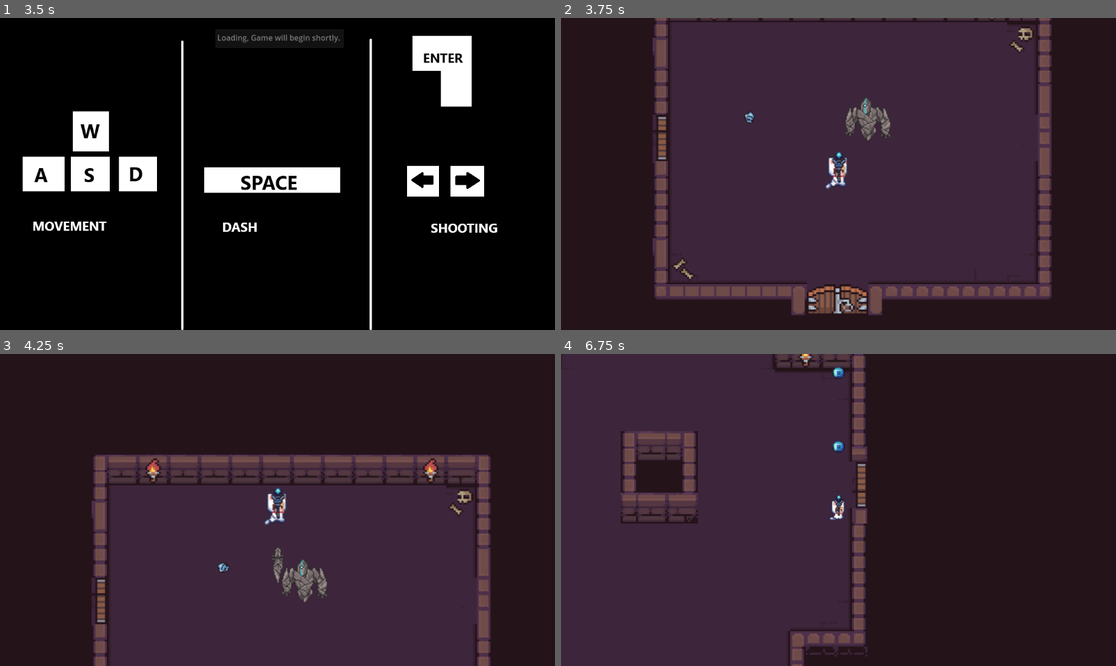
Above: before the commit, frames 1-4 (two rows, left to right).
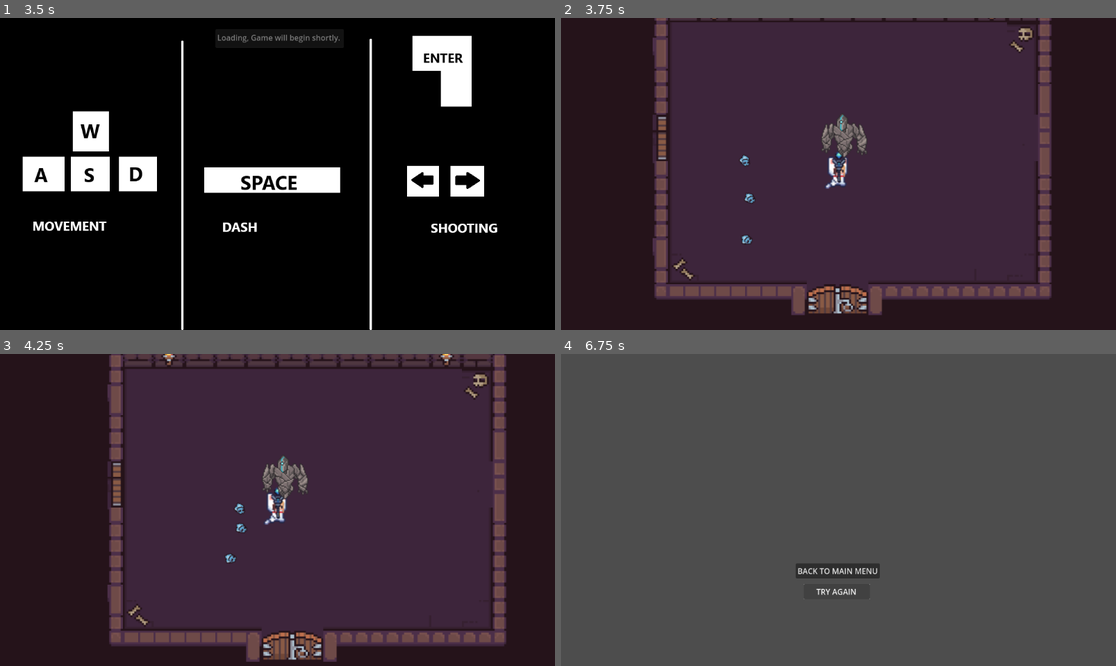
Above: after the commit, the same moments.

Repository: 50002/TaitajaRaSeKo25
Game: Godot game, scene res://start.tscn
Two runs of this game, one before a commit and one after it. Both use one fixed random seed, a clock stepped at 60 frames per second and the inputs below.
Inputs (mouse positions are in pixels of both pictures, inside the frame that each line leads up to):
- Up to frame 1 (3.5 s): click "Start" at 0.5 s; tap Enter (Attack) at 1.25, 2.75 s; hold D (RIGHT) 1.28-2.03 s; hold Enter (Attack) 1.28-2.03 s; tap Space (Dash) at 2, 2.1 s; hold S (DOWN) 2.03-2.78 s; hold D (RIGHT) from 2.78 s (still down); hold Enter (Attack) from 2.78 s (still down)
- Up to frame 2 (3.75 s): tap Space (Dash) at 3.5, 3.6 s; release D (RIGHT) at 3.53 s; release Enter (Attack) at 3.53 s; hold W (UP) from 3.53 s (still down)
- Up to frame 3 (4.25 s): keep holding W (UP)
- Up to frame 4 (6.75 s): release W (UP) at 4.28 s; hold Enter (Attack) 4.28-5.03 s; hold A (LEFT) 4.28-5.78 s; tap Space (Dash) at 5.1 s; hold S (DOWN) 5.78-6.5 s; hold Enter (Attack) 5.78-6.5 s; click (838, 591) at 6.5 s, where only the run after the commit has a clickable "TRY AGAIN"

Frame 1 is identical in both runs. In frame 2, 1.2% of the frame differs, in the area x 32-60%, y 25-73%; in frame 3, 36%; in frame 4, 98%, in the area x 0-100%, y 0-100%.

Commit message:
room chances

Diff:
--- a/new-game-project/Boss.tscn
+++ b/new-game-project/Boss.tscn
@@ -1,11 +1,10 @@
-[gd_scene load_steps=127 format=3 uid="uid://733rwva4mx4a"]
+[gd_scene load_steps=128 format=3 uid="uid://d27s21rkp4c6p"]
 
 [ext_resource type="Script" path="res://boss.gd" id="1_1603g"]
 [ext_resource type="Texture2D" uid="uid://dsu54dlpsur6" path="res://Mecha-stone Golem 0.1/PNG sheet/Character_sheet.png" id="1_gc0gw"]
 
 [sub_resource type="CapsuleShape2D" id="CapsuleShape2D_bu4qc"]
-radius = 13.0
-height = 44.0
+height = 38.0
 
 [sub_resource type="AtlasTexture" id="AtlasTexture_ak8a3"]
 atlas = ExtResource("1_gc0gw")
@@ -521,6 +520,9 @@
 }, {
 "duration": 1.0,
 "texture": SubResource("AtlasTexture_rf2vy")
+}, {
+"duration": 1.0,
+"texture": SubResource("AtlasTexture_exmpk")
 }, {
 "duration": 1.0,
 "texture": SubResource("AtlasTexture_exmpk")
@@ -889,6 +891,10 @@
 "speed": 10.0
 }]
 
+[sub_resource type="CapsuleShape2D" id="CapsuleShape2D_qovsa"]
+radius = 13.0
+height = 44.0
+
 [node name="Boss" type="CharacterBody2D"]
 script = ExtResource("1_1603g")
 
@@ -901,8 +907,6 @@
 sprite_frames = SubResource("SpriteFrames_vrjlx")
 animation = &"Action1"
 autoplay = "default"
-frame = 8
-frame_progress = 1.0
 
 [node name="ArmblasterSpawn" type="Node2D" parent="CollisionShape2D"]
 position = Vector2(27, -11)
@@ -911,7 +915,16 @@
 position = Vector2(0, 2)
 
 [node name="AttackTimer" type="Timer" parent="."]
-wait_time = 0.1
 autostart = true
 
+[node name="Area2D" type="Area2D" parent="."]
+collision_layer = 2
+collision_mask = 2
+
+[node name="CollisionShape2D" type="CollisionShape2D" parent="Area2D"]
+position = Vector2(0, -3)
+shape = SubResource("CapsuleShape2D_qovsa")
+
+[connection signal="animation_finished" from="CollisionShape2D/AnimatedSprite2D" to="." method="_on_animated_sprite_2d_animation_finished"]
 [connection signal="timeout" from="AttackTimer" to="." method="_on_attack_timer_timeout"]
+[connection signal="area_entered" from="Area2D" to="." method="_on_area_2d_area_entered"]
--- a/new-game-project/Enemy.gd
+++ b/new-game-project/Enemy.gd
@@ -27,4 +27,5 @@
 func _on_area_2d_area_entered(area: Area2D) -> void:
 	Health -= 1
 	if Health <= 0:
+		get_parent().enemycount.pop_front()
 		queue_free()
--- a/new-game-project/Level1.tscn
+++ b/new-game-project/Level1.tscn
@@ -1215,16 +1215,23 @@
 position = Vector2(225, 278)
 scale = Vector2(1.5, 1.5)
 
-[node name="CharacterBody2D2" parent="." instance=ExtResource("3_wyn04")]
-position = Vector2(124, 122)
-
-[node name="Boss" parent="." instance=ExtResource("3_o1e8b")]
-position = Vector2(255, 135)
-
 [node name="Area2D" type="Area2D" parent="."]
 
 [node name="CollisionShape2D" type="CollisionShape2D" parent="Area2D"]
 position = Vector2(59, 150.5)
 shape = SubResource("RectangleShape2D_ibilo")
+disabled = true
+
+[node name="Boss" parent="." instance=ExtResource("3_o1e8b")]
+position = Vector2(230, 152)
+
+[node name="CharacterBody2D2" parent="." instance=ExtResource("3_wyn04")]
+position = Vector2(117, 170)
+
+[node name="CharacterBody2D3" parent="." instance=ExtResource("3_wyn04")]
+position = Vector2(121, 213)
+
+[node name="CharacterBody2D4" parent="." instance=ExtResource("3_wyn04")]
+position = Vector2(118, 261)
 
 [connection signal="body_shape_entered" from="Area2D" to="." method="_on_area_2d_body_shape_entered"]
--- a/new-game-project/armblaster.gd
+++ b/new-game-project/armblaster.gd
@@ -1,7 +1,7 @@
 extends CharacterBody2D
 
 var player
-const BASE_SPEED = 2500
+const BASE_SPEED = 3500
 var direction
 var Health = 1
 var pos :Vector2
--- a/new-game-project/armblaster.tscn
+++ b/new-game-project/armblaster.tscn
@@ -69,7 +69,7 @@
 
 [node name="AnimatedSprite2D" type="AnimatedSprite2D" parent="CollisionShape2D"]
 sprite_frames = SubResource("SpriteFrames_uy3d2")
-frame_progress = 0.130826
+frame_progress = 0.266094
 offset = Vector2(-2.5, 1)
 
 [node name="Hurt" type="Area2D" parent="."]
@@ -82,7 +82,7 @@
 shape = SubResource("CapsuleShape2D_vs1rs")
 
 [node name="Timer" type="Timer" parent="."]
-wait_time = 4.0
-one_shot = true
+wait_time = 2.0
+autostart = true
 
 [connection signal="timeout" from="Timer" to="." method="_on_timer_timeout"]
--- a/new-game-project/boss.gd
+++ b/new-game-project/boss.gd
@@ -9,12 +9,21 @@
 const Actions = [1, 2, 3]
 var blaster = preload("res://armblaster.tscn")
 
+var state = 0
+
+
 func _ready() -> void:
 	player = get_parent().get_node("Player")
 
 
 func _physics_process(delta: float) -> void:
-	print(str($"CollisionShape2D/ArmblasterSpawn".global_position))
+	var shot = blaster.instantiate()
+	shot.pos = $"CollisionShape2D/ArmblasterSpawn".global_position
+	if $CollisionShape2D/AnimatedSprite2D.get_frame() in [7, 8, 9]:
+		get_parent().add_child(shot)
+		state = 0
+	if state == 0:
+		$CollisionShape2D/AnimatedSprite2D.play("default")
 
 	direction=(player.position - $".".position).normalized()
 	velocity = direction * BASE_SPEED * delta
@@ -28,9 +37,8 @@
 func _on_attack_timer_timeout() -> void:
 	var atk = Actions.pick_random()
 	if atk == 1:
-		var shot = blaster.instantiate()
-		shot.pos = $"CollisionShape2D/ArmblasterSpawn".global_position
-		get_parent().add_child(shot)
+		state = 1
+		$CollisionShape2D/AnimatedSprite2D.play("Action1")
 	elif atk == 2:
 		pass #laser
 	else:
@@ -40,4 +48,9 @@
 func _on_area_2d_area_entered(area: Area2D) -> void:
 	HP -= 1
 	if HP <= 0:
+		get_parent().enemycount.pop_front()
 		queue_free()
+
+
+func _on_animated_sprite_2d_animation_finished() -> void:
+	state = 0
--- a/new-game-project/character_body_2d.gd
+++ b/new-game-project/character_body_2d.gd
@@ -118,7 +118,7 @@
 	if Health > 0:
 		i_frames.start()
 	else:
-		get_tree().reload_current_scene()
+		get_tree().change_scene_to_file("res://death_screen.tscn")
 
 
 func _on_i_frames_timeout() -> void:
--- a/new-game-project/level_1.gd
+++ b/new-game-project/level_1.gd
@@ -1,14 +1,21 @@
 extends Node2D
+var enemycount = [1,1,1,1]
 
 
+func _physics_process(delta: float) -> void:
+	if enemycount.is_empty()== false:
+		pass
+	else:
+		$Area2D/CollisionShape2D.disabled = false
+
 func _on_area_2d_body_shape_entered(body_rid: RID, body: Node2D, body_shape_index: int, local_shape_index: int) -> void:
-	var n_room = randf_range(1, 4)
+	var n_room = randi_range(1, 35)
 	print("number generated")
-	if n_room <= 1:
+	if n_room in [1,2,3,4,5,6,7,8,9,10]:
 		get_tree().change_scene_to_file("res://map2.tscn")
-	elif n_room <=2 and n_room > 1:
+	elif n_room in [12,12,13,14,15,16,17,18,19,20]:
 		get_tree().change_scene_to_file("res://map3.tscn")
-	elif n_room <=3 and n_room > 2:
+	elif n_room in [21,22,23,24,25,26,27,28,29,30]:
 		get_tree().change_scene_to_file("res://map5.tscn")
-	elif n_room <=4 and n_room > 3:
+	elif n_room in [31,31,33,34,35]:
 		get_tree().change_scene_to_file("res://bossroom.tscn")
Not shown: 1 places in new-game-project/Level1.tscn that only renumber resources
